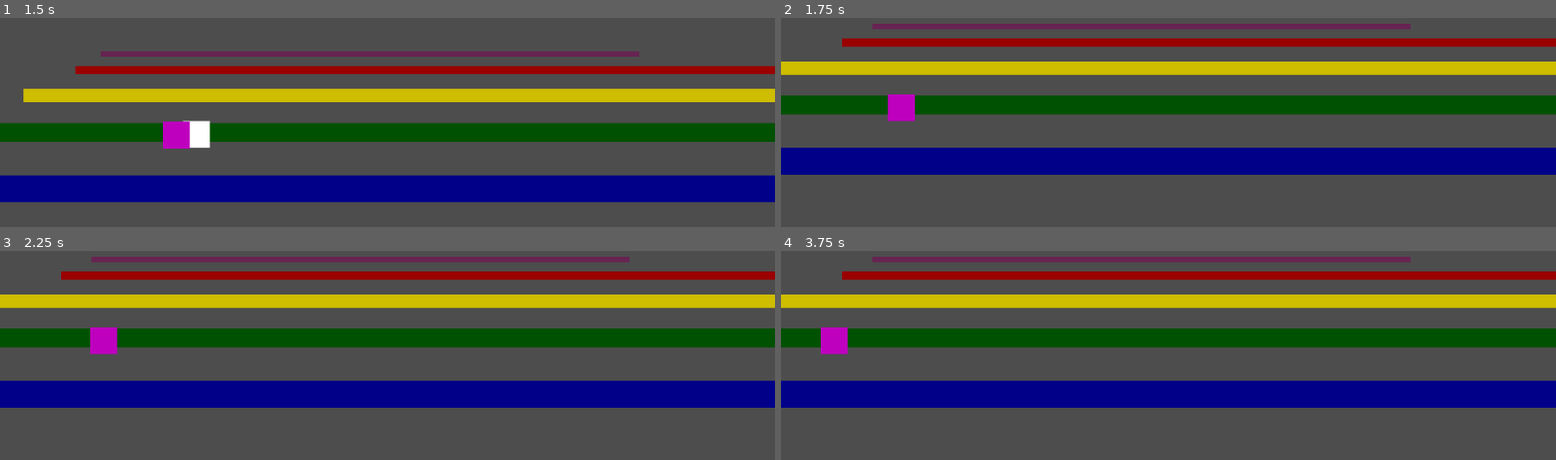
Above: before the commit, frames 1-4 (two rows, left to right).
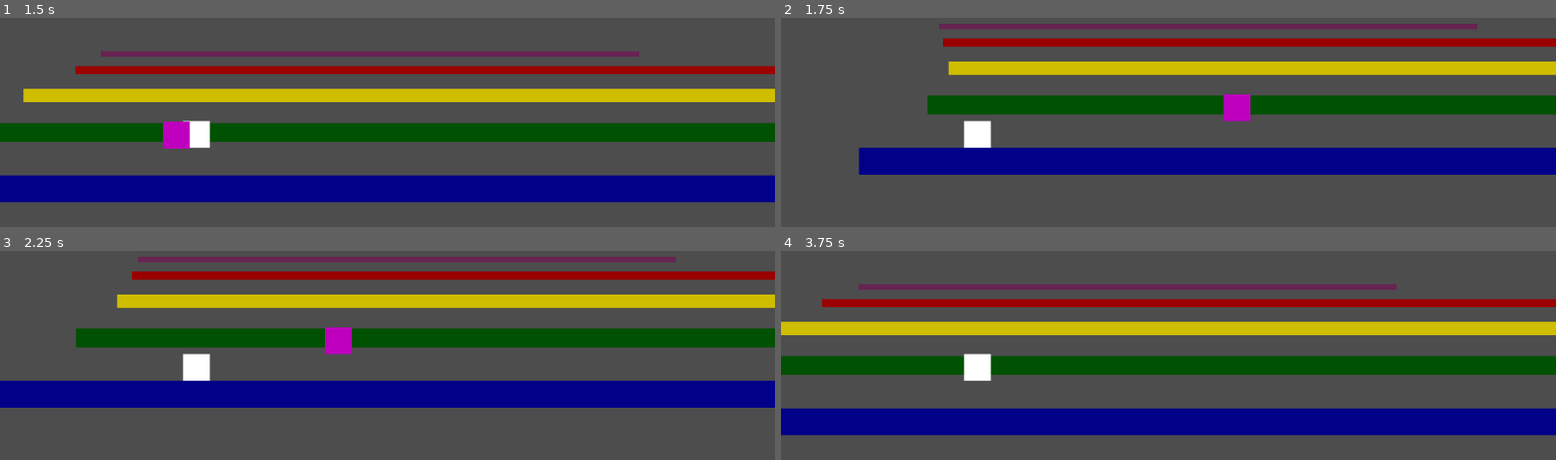
Above: after the commit, the same moments.

Repository: thomasWkr/pogoland
Game: Godot game, scene res://Main.tscn
The game is run twice, just before and just after one commit, with the same random seed, the same clock (stepped at 60 frames per second) and the same inputs.
Inputs:
- Up to frame 1 (1.5 s): tap Left (Lift Layer) at 0.6, 1.35 s; tap Up (jump) at 0.77 s
- Up to frame 2 (1.75 s): tap Up (jump) at 1.52 s
- Up to frame 3 (2.25 s): tap Left (Lift Layer) at 2.1 s
- Up to frame 4 (3.75 s): tap Left (Lift Layer) at 2.85, 3.6 s; tap Up (jump) at 3.02 s

Frame 1 is identical in both runs. In frame 2, 6.5% of the frame differs, in the area x 0-90%, y 2-75%; in frame 3, 4.0%; in frame 4, 61%, in the area x 0-100%, y 2-88%.

Commit message:
Player respawn

Diff:
--- a/Scenes/Characters/pc.gd
+++ b/Scenes/Characters/pc.gd
@@ -2,12 +2,17 @@
 
 @onready var camera = %Camera2D
 
+var initial_position = 0
 var can_pogo = false
 var got_hit = false
 var bird = ''
 
 const SPEED = 300.0
 const JUMP_VELOCITY = -400.0
+
+
+func _init() -> void:
+	initial_position = global_position
 
 func _physics_process(delta: float) -> void:
 	if(got_hit):
@@ -33,11 +38,5 @@
 	move_and_slide()
 
 func death() -> void:
-	# Detach the camera by reparenting it to the scene root
-	var current_camera_position = camera.global_transform
-	camera.get_parent().remove_child(camera)
-	get_tree().root.add_child(camera)
-	camera.global_transform = current_camera_position
-
-	# Remove PC node
-	queue_free()
+	# Respawn the player to the original position
+	global_position = initial_position
Not shown: 1 places in Main.tscn that only renumber resources
